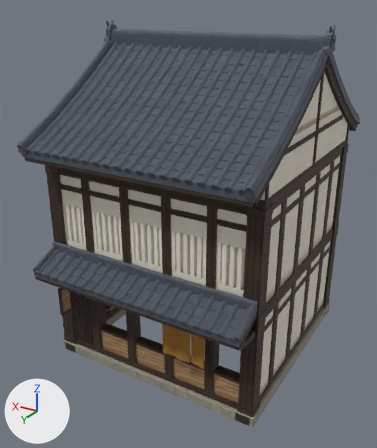
One commit to the FBX model assets/Phase1/Buildings/HO_Bldg_Machiya_D.fbx: the scene before it, then after it.
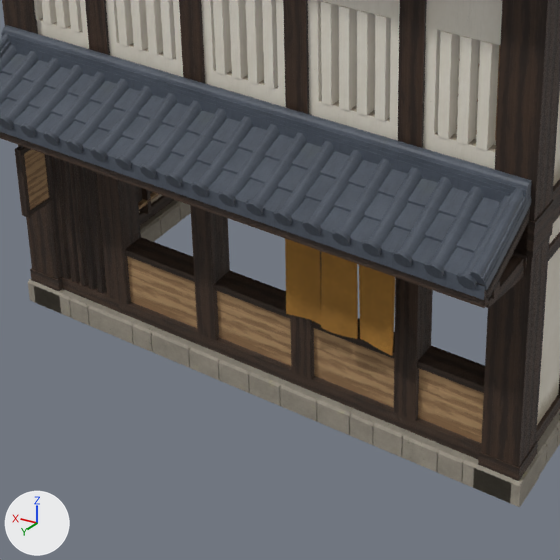
Old and new are each drawn whole from a 50 mm camera at (-22.6, 40.7, 32.0) aimed at (0.8, 1.8, 12.5) and again close up on the part from 14% to 71% of the width and 52% to 100% of the height. The axes (+X, +Y, +Z) are drawn at lower left. The lights are the same throughout. The older version's two pictures come first. Where no turn or scale is listed for an object, it has been applied to the vertices. Vertices at exactly the same position are counted once.

Objects in the first close-up: 'HO_Bldg_Machiya_D_Front', 'HO_Bldg_Machiya_D_Interior', 'HO_Bldg_Machiya_D_SignFace', 'HO_Bldg_Machiya_D_Structure'.
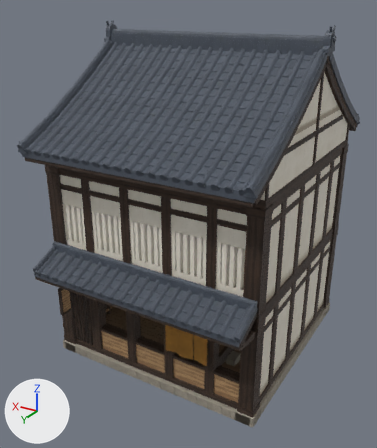
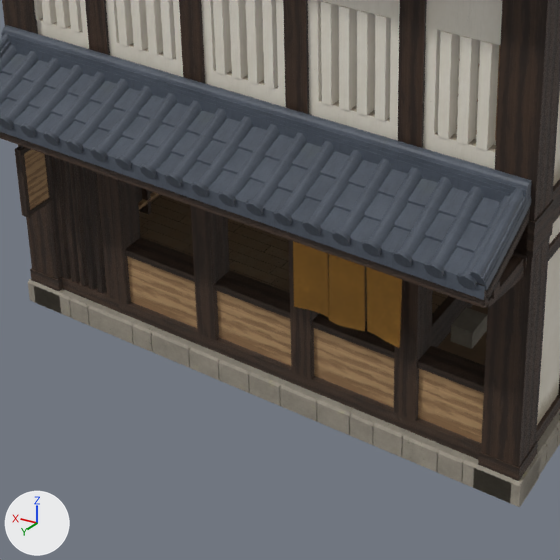
The newer file is also turned or shifted as a whole; pictures and numbers use the older file's frame.

Pixel boxes [x1, y1, x2, y2] of what changed, in the close-ups (560 x 560 px; the box of a moved part takes in the faces that stretch with it):
'HO_Bldg_Machiya_D_Front', reshaped: before [0, 25, 532, 356]; after [0, 25, 532, 348]
'HO_Bldg_Machiya_D_Interior', reshaped: before [137, 187, 160, 214]; after [137, 187, 488, 365]
part 1 of me_ho_bldg_machiya_d_interior, added: after [431, 296, 462, 337]
part 2 of me_ho_bldg_machiya_d_interior, added: after [451, 307, 487, 349]
part 3 of me_ho_bldg_machiya_d_interior, built on: after [139, 195, 488, 365]
part 4 of me_ho_bldg_machiya_d_front, moved or reshaped: before [1, 38, 530, 356]; after [1, 38, 530, 348]

What the commit changed:
Picture 'HO_T_Earth_Packed_Color.png' (img_ho_t_earth_packed_color_png) is new.
Picture 'HO_T_Earth_Packed_Roughness.png' (img_ho_t_earth_packed_roughness_png) is new.
Picture 'HO_T_Earth_Packed_Metalness.png' (img_ho_t_earth_packed_metalness_png) is new.
Material 'HO_M_Earth_Packed' (mat_ho_m_earth_packed) is new.
Uses the picture img_ho_t_earth_packed_color_png.
Uses the picture img_ho_t_earth_packed_metalness_png.
Uses the picture img_ho_t_earth_packed_roughness_png.
me_ho_bldg_machiya_d_front is used by ob_ho_bldg_machiya_d_front; location (0.0, 0.0, 0.0).
me_ho_bldg_machiya_d_front had 1926 vertices, 1520 faces and spanned x -10.0..10.0, y 9.5..13.0, z 4.6..11.8.
me_ho_bldg_machiya_d_front now has 1958 vertices, 1544 faces and spans x -10.0..10.0, y 9.5..13.0, z 4.6..11.8.
Part 4, on me_ho_bldg_machiya_d_front:
64 faces are deleted.
140 vertices in x -6.2..-1.8, y 10.5..10.7, z 4.6..8.0 move by (0.0, -0.5, 0.0).
136 vertices in x -6.2..-1.8, y 10.4..10.6, z 4.6..8.0 move by (0.0, -0.4, 0.0).
64 new faces join them, mat_ho_m_rooftile_clay.
Other edits to the shape of me_ho_bldg_machiya_d_front do not show in these pictures.
me_ho_bldg_machiya_d_interior is used by ob_ho_bldg_machiya_d_interior; location (0.0, 0.0, 0.0).
me_ho_bldg_machiya_d_interior had 1534 vertices, 1193 faces and spanned x -9.0..9.0, y -9.2..8.8, z 1.0..10.0.
me_ho_bldg_machiya_d_interior now has 1566 vertices, 1220 faces and spans x -9.0..9.0, y -9.2..8.8, z 0.0..10.0.
me_ho_bldg_machiya_d_interior part 1: a new loose piece, a box spanning x -5.25..-4.95, y -9.2..8.8, z 2.2..2.66, in mat_ho_m_timber_dark.
me_ho_bldg_machiya_d_interior part 2: a new loose piece, a box spanning x -6.1..-5.25, y 3.8..5.0, z 1.0..1.7, in mat_ho_m_stone_granite.
Part 3, on me_ho_bldg_machiya_d_interior:
18 faces are deleted.
16 vertices are added at x -9.0..9.0, y -9.2..8.8, z 0.0..2.6.
5 new faces join them, mat_ho_m_earth_packed.
5 new faces join them, mat_ho_m_timber_dark.
5 new faces join them, mat_ho_m_wood_planks.
6 new faces join them, mat_ho_m_shoji_paper.
12 new faces join them, mat_ho_m_timber_light.
me_ho_bldg_machiya_d_interior gains material mat_ho_m_stone_granite.
me_ho_bldg_machiya_d_interior gains material mat_ho_m_earth_packed.
